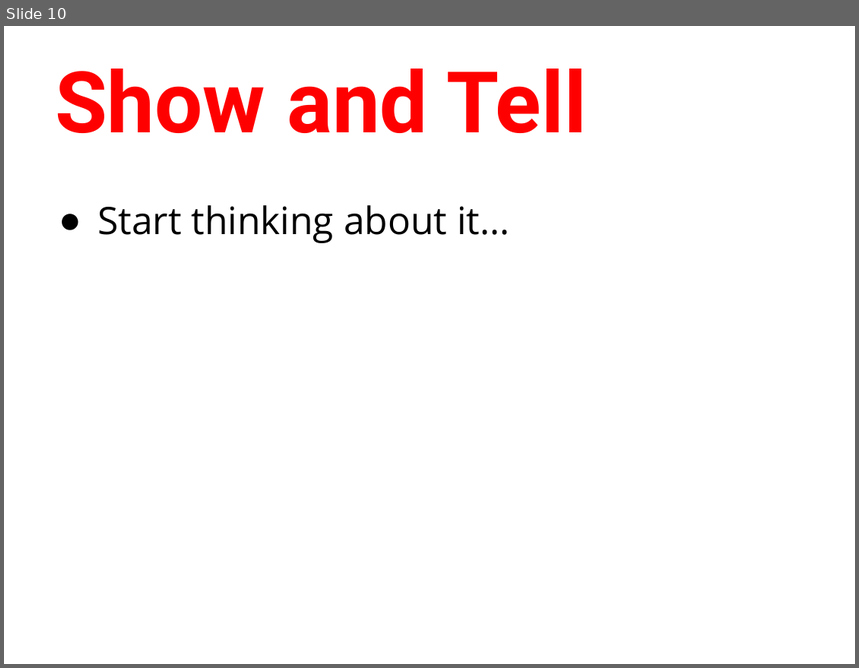
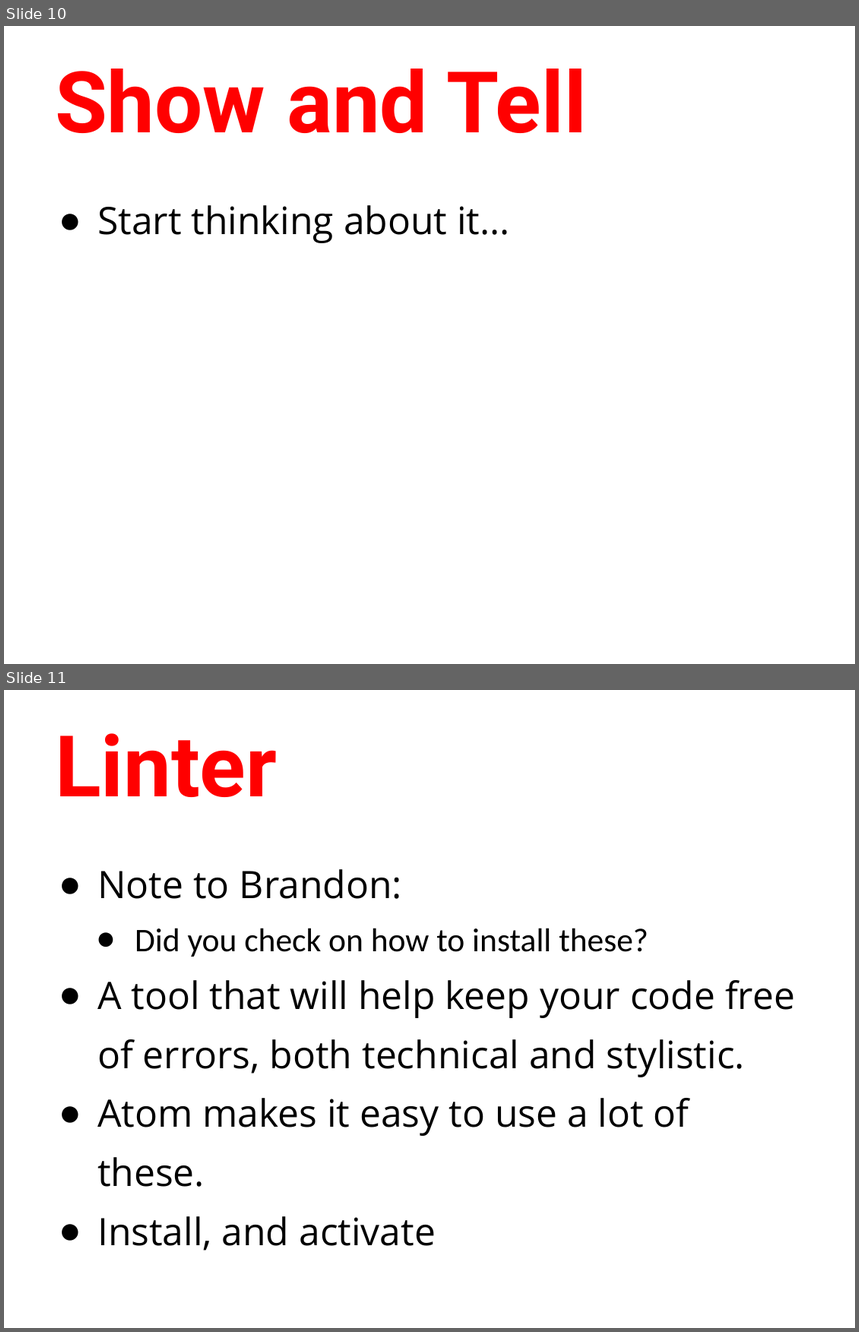
Before and after one commit to humanitiesprogramming/slides, a slide deck: 2018/python/day2-review.pptx. Shown one above the other, each under a label of ours: slide 10 before the commit, slides 10 and 11 after it. The pictures are 859x668 and 859x1332 pixels, drawn with LibreOffice and Linux fonts; fonts in the diff are those of the drawing. Boxes give left, top, right and bottom in pixels: in the first picture for what was removed or moved away, otherwise in the second. Text is boxed around its words. In the diff, an @@ line names an element or a change of style, - is before the commit and + after.

```diff
--- a/2018/python/day2-review.pptx
+++ b/2018/python/day2-review.pptx
@@ slide 11 added at box(4, 690, 855, 1328), background #FFFFFF @@
@@ title added at box(55, 733, 277, 797), 72 pt, text #FF0000, bold @@
+Linter
@@ text added at box(97, 869, 795, 1251), 32 pt, text #000000 @@
+● Note to Brandon:
+  ● Did you check on how to install these?
+● A tool that will help keep your code free of errors, both technical and stylistic.
+● Atom makes it easy to use a lot of these.
+● Install, and activate
```
Also in this commit, not shown: 1 other file.
